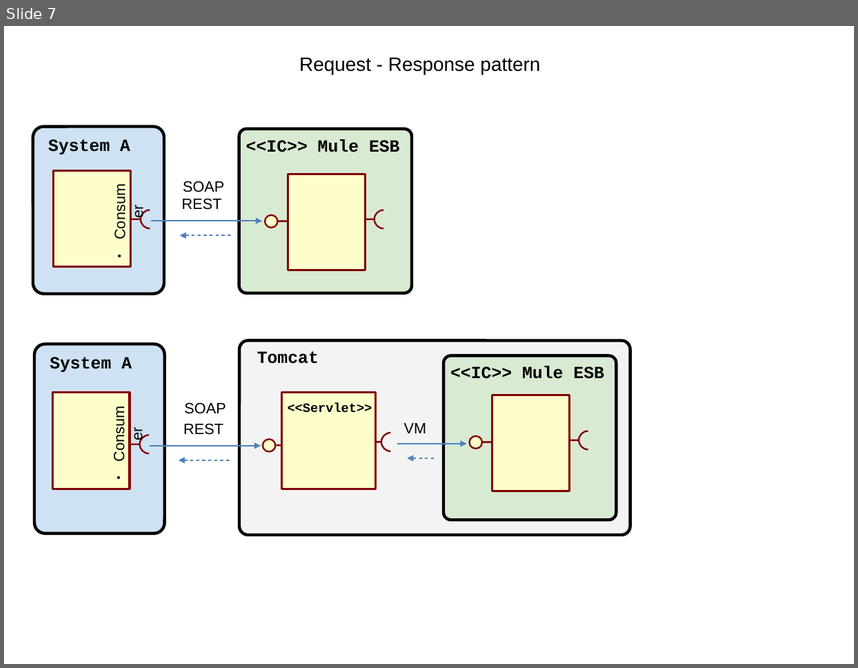
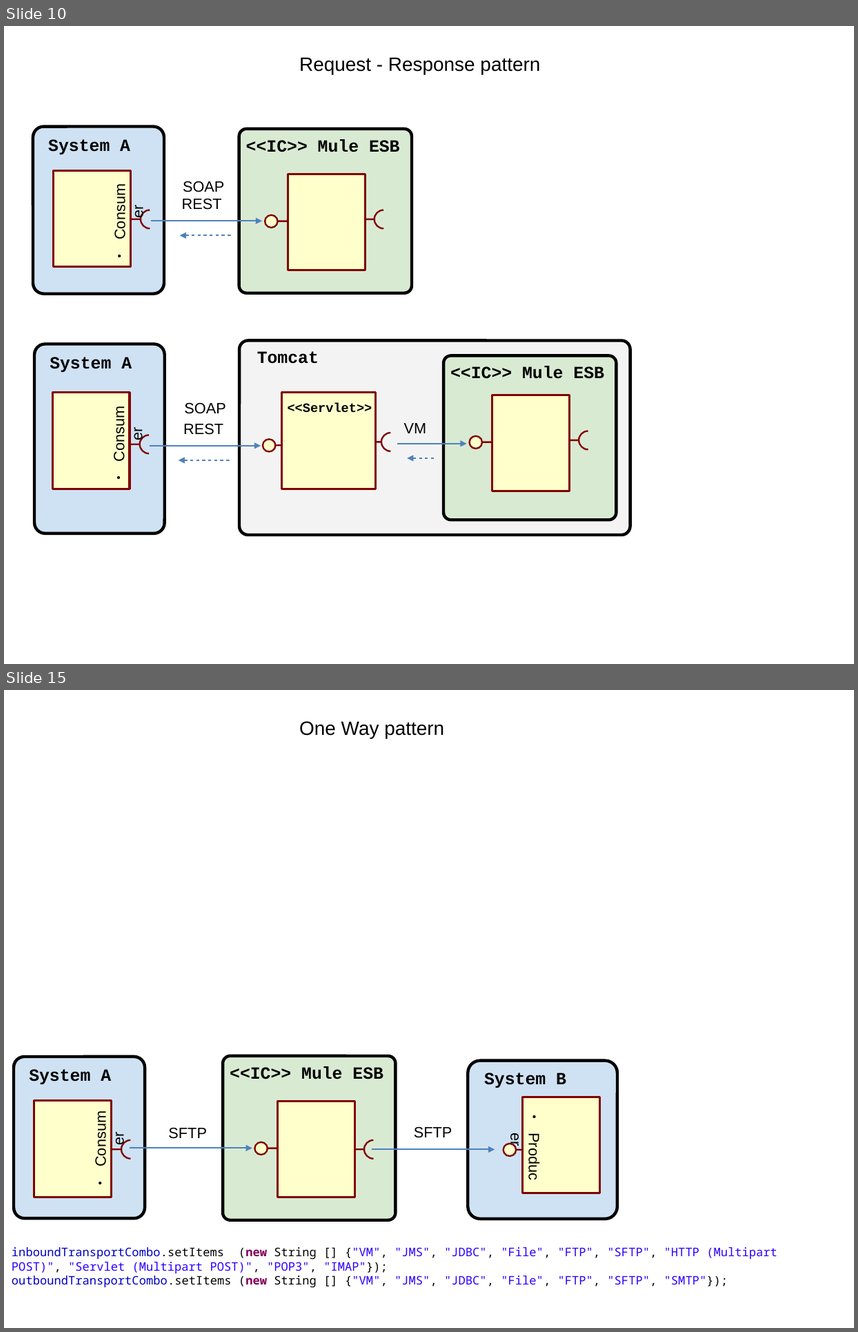
Before and after one commit to cloudtrends/soi-toolkit, a slide deck: docs/soitoolkit-images.odp. Shown one above the other, each under a label of ours: slide 7 before the commit, slides 10 and 15 after it; the slides between them are not shown. The pictures are 858x668 and 858x1332 pixels, drawn with LibreOffice and Linux fonts; fonts in the diff are those of the drawing. Boxes give left, top, right and bottom in pixels: in the first picture for what was removed or moved away, otherwise in the second. Text is boxed around its words. In the diff, an @@ line names an element or a change of style, - is before the commit and + after.

```diff
--- a/docs/soitoolkit-images.odp
+++ b/docs/soitoolkit-images.odp
@@ slide 15 added at [4, 690, 854, 1328], background #FFFFFF @@
@@ text added at [299, 721, 444, 738], 18 pt, text #000000 @@
+One Way pattern
@@ freeform shape added at [14, 1056, 145, 1219], fill #CFE2F3, outline #000000 2.83 pt @@
@@ rounded rectangle added at [223, 1056, 396, 1220], fill #D9EAD3, outline #000000 2.83 pt @@
@@ freeform shape added at [468, 1061, 618, 1219], fill #CFE2F3, outline #000000 2.83 pt @@
@@ text added at [29, 1069, 111, 1084], 16 pt, text #000000, bold @@
+System A
@@ text added at [230, 1066, 383, 1079], 16 pt, text #000000, bold @@
+<<IC>> Mule ESB
@@ text added at [484, 1072, 566, 1087], 16 pt, text #000000, bold @@
+System B
@@ rectangle added at [34, 1101, 111, 1197], fill #FFFFCC, outline #800000 2.01 pt @@
@@ text added at [87, 1103, 113, 1193], 14 pt, text #000000 @@
+● Consumer
@@ group added at [254, 1101, 374, 1198]: 2 lines, 2 freeform shapes, 1 ellipse, 1 rectangle @@
@@ rectangle added at [523, 1096, 600, 1193], fill #FFFFCC, outline #800000 2.01 pt @@
@@ text added at [522, 1107, 548, 1189], 14 pt, text #000000 @@
+● Producer
@@ freeform shape added at [121, 1140, 130, 1149], outline #800000 1.5 pt @@
@@ text added at [168, 1127, 207, 1138], 14 pt, text #000000 @@
+SFTP
@@ text added at [414, 1127, 452, 1138], 14 pt, text #000000 @@
+SFTP
@@ ellipse added at [504, 1144, 517, 1156], fill #FFFFCC, outline #800000 1.5 pt @@
@@ line added from (122, 1149) to (98, 1149), #800000 1.5 pt @@
@@ freeform shape added at [121, 1149, 130, 1159], outline #800000 1.5 pt @@
@@ elbow arrow added from (130, 1148) to (252, 1148), #4F81BD 1.42 pt @@
@@ elbow arrow added from (372, 1149) to (495, 1149), #4F81BD 1.42 pt @@
@@ line added from (544, 1150) to (516, 1150), #800000 1.5 pt @@
@@ text added at [12, 1247, 777, 1288], 11 pt, text #2A00FF @@
+inboundTransportCombo.setItems (new String [] {"VM", "JMS", "JDBC", "File", "FTP", "SFTP", "HTTP (Multipart POST)", "Servlet (Multipart POST)", "POP3", "IMAP"});
+outboundTransportCombo.setItems (new String [] {"VM", "JMS", "JDBC", "File", "FTP", "SFTP", "SMTP"});
@@ what was slide 7 is now slide 10 @@
```
Also in this commit, not shown: 6 slides changed, 7 other slides added, 3 slides removed, 1 other file.
